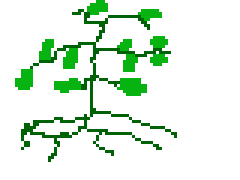
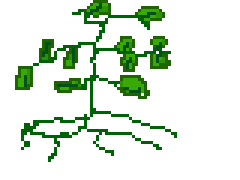
Two versions of the same layered image (240x180). Layer-by-layer changes:
painted on "Background" over (15, 0, 171, 99)
